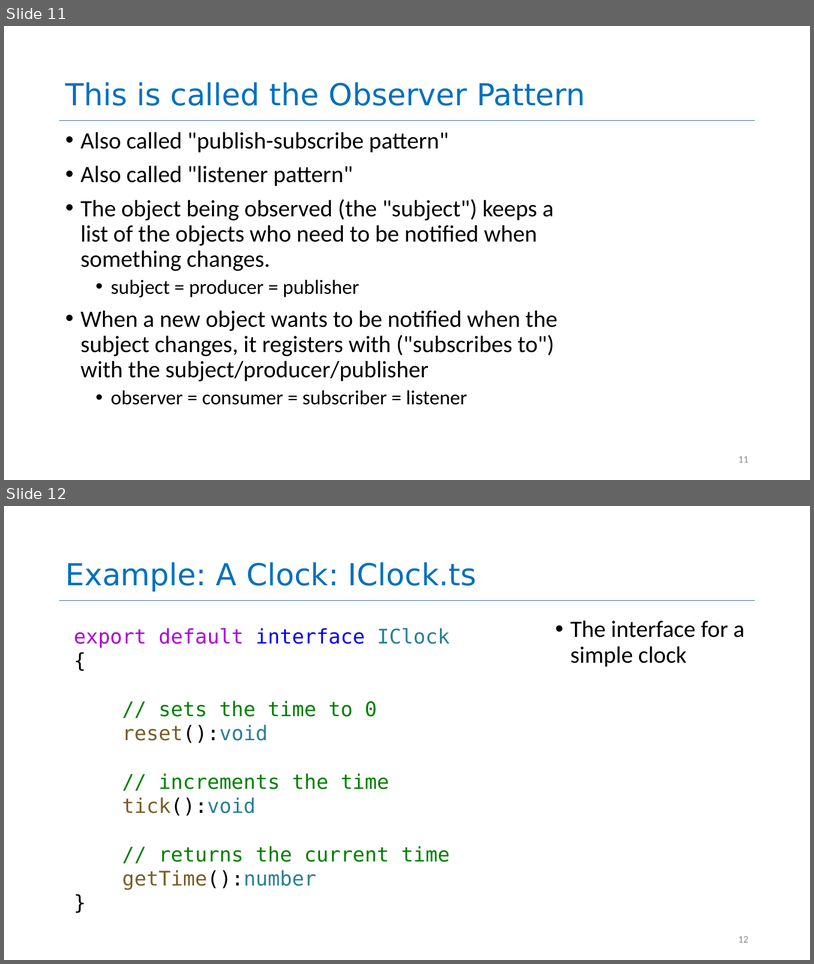
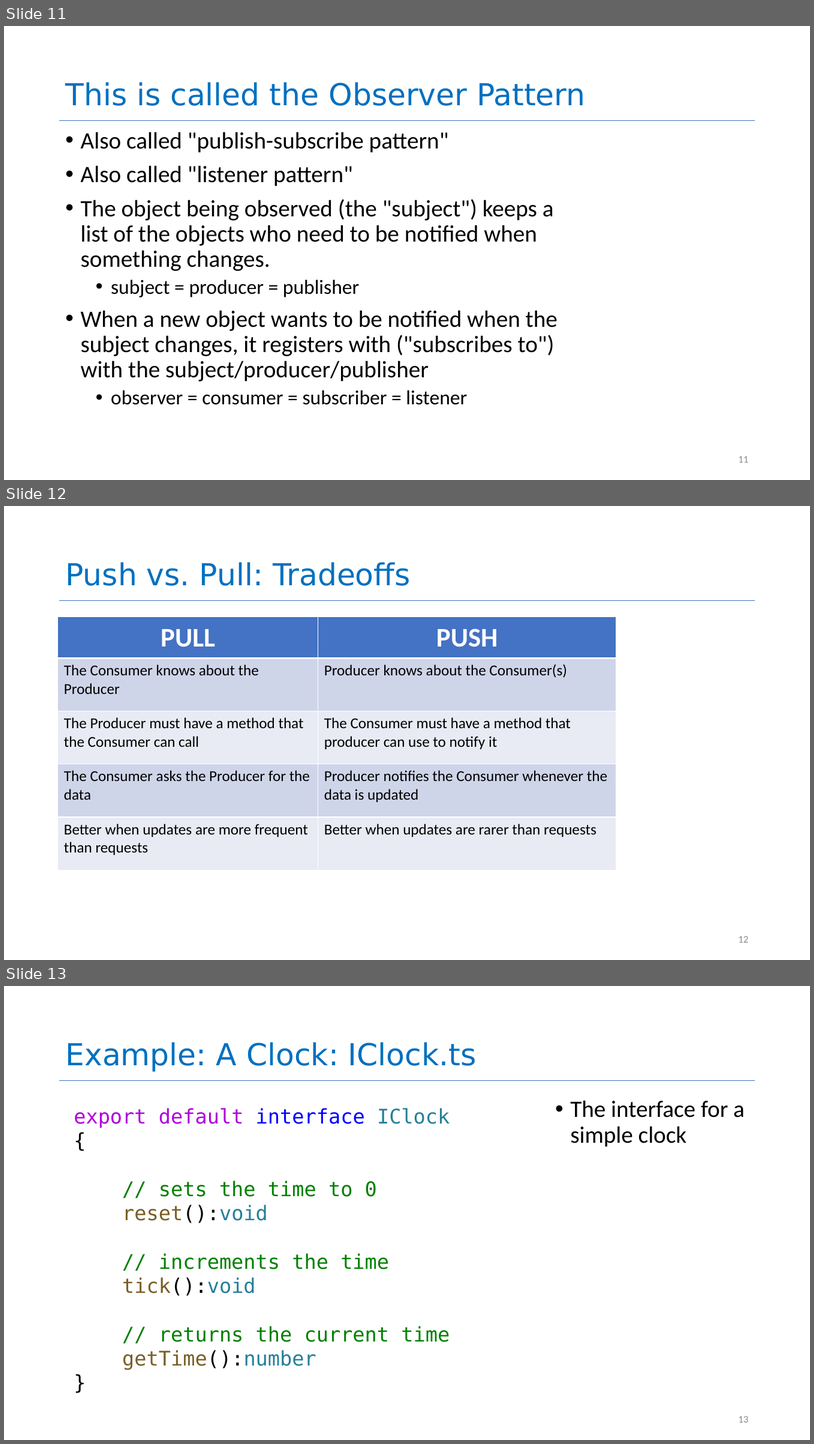
Before and after one commit to neu-se/CS4530-Fall-2022, a slide deck: Slides/Lesson 04 Interaction-Level Design Patterns.pptx. Shown one above the other, each under a label of ours: slides 11 and 12 before the commit, slides 11, 12 and 13 after it. The pictures are 814x964 and 814x1444 pixels, drawn with LibreOffice and Linux fonts; fonts in the diff are those of the drawing. Boxes give left, top, right and bottom in pixels: in the first picture for what was removed or moved away, otherwise in the second. Text is boxed around its words. In the diff, an @@ line names an element or a change of style, - is before the commit and + after.

Commit message:
added tradeoff slide to Lesson 04

```diff
--- a/Slides/Lesson 04 Interaction-Level Design Patterns.pptx
+++ b/Slides/Lesson 04 Interaction-Level Design Patterns.pptx
@@ slide 12 added at bbox=[4, 506, 810, 960], background #FFFFFF; not listed: 1 template element that a slide beside it also shows @@
@@ title added at bbox=[65, 562, 411, 586], 36 pt, text #0070C0 @@
+Push vs. Pull: Tradeoffs
@@ table added at bbox=[58, 617, 617, 870], 5 rows, 2 columns @@
+PULL | PUSH
+The Consumer knows about the Producer | Producer knows about the Consumer(s)
+The Producer must have a method that the Consumer can call | The Consumer must have a method that producer can use to notify it
+The Consumer asks the Producer for the data | Producer notifies the Consumer whenever the data is updated
+Better when updates are more frequent than requests | Better when updates are rarer than requests
@@ page number added at bbox=[738, 936, 749, 942], 12 pt, text #8C8C8C @@
+12
@@ what was slide 12 is now slide 13 @@
@@ page number at bbox=[738, 1416, 749, 1422]: text changed @@
-12
+13
```
Also in this commit, not shown: 1 slide changed.
